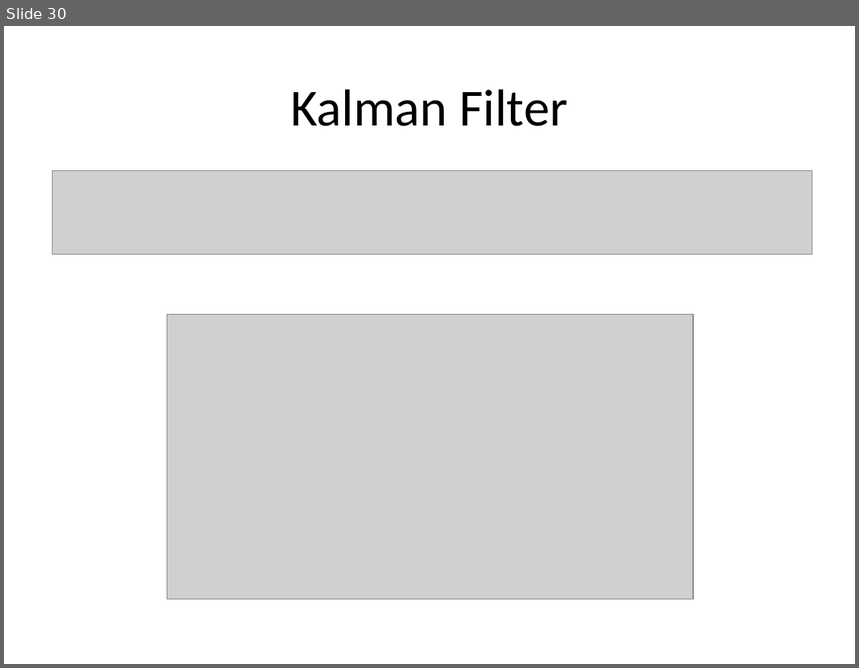
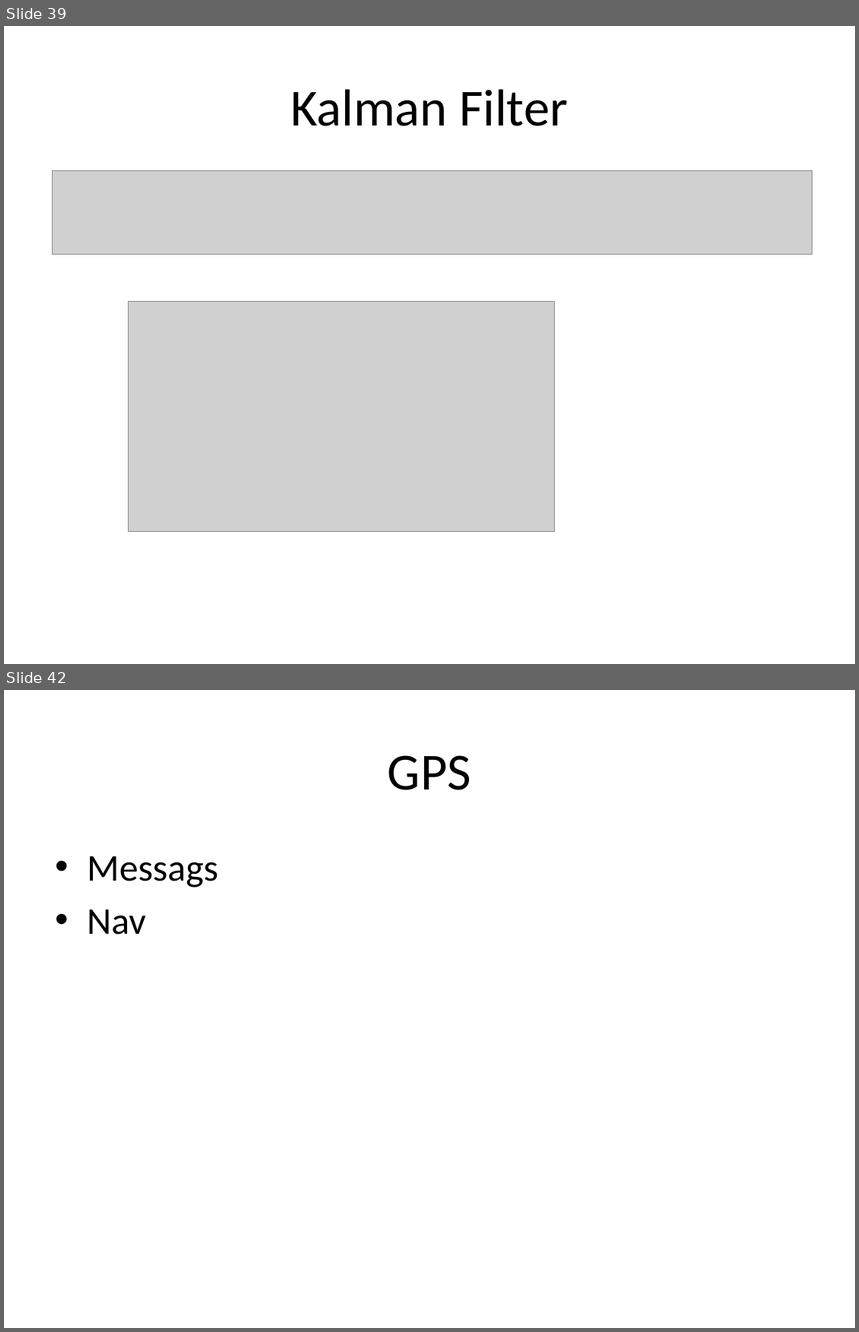
Before and after one commit to malex2/Cpp-Aircraft-Simulation, a slide deck: Simulation Outline.pptx. Shown one above the other, each under a label of ours: slide 30 before the commit, slides 39 and 42 after it; the slides between them are not shown. The pictures are 859x668 and 859x1332 pixels, drawn with LibreOffice and Linux fonts; fonts in the diff are those of the drawing; grey boxes stand for pictures. Boxes give left, top, right and bottom in pixels: in the first picture for what was removed or moved away, otherwise in the second. Text is boxed around its words. In the diff, an @@ line names an element or a change of style, - is before the commit and + after.

```diff
--- a/Simulation Outline.pptx
+++ b/Simulation Outline.pptx
@@ slide 42 added at (x1=4, y1=690, x2=855, y2=1328), background #FFFFFF @@
@@ title added at (x1=388, y1=755, x2=471, y2=790), 44 pt, text #000000 @@
+GPS
@@ text added at (x1=87, y1=856, x2=218, y2=935), 32 pt, text #000000 @@
+• Messags
+• Nav
@@ what was slide 30 is now slide 39 @@
@@ slide 39 changed as well @@
@@ picture resized from (x1=167, y1=315, x2=693, y2=600) to (x1=129, y1=302, x2=555, y2=532) @@
```
Also in this commit, not shown: 7 other slides changed, 21 other slides added, 1 slide removed, 34 other files.
